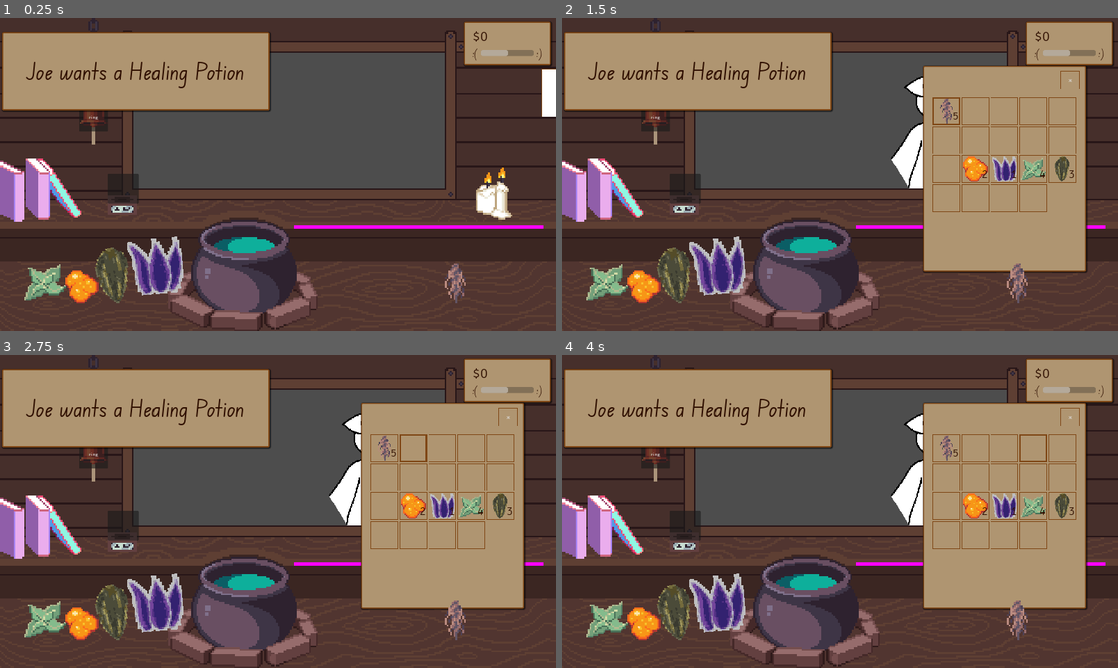
Above: before the commit, frames 1-4 (two rows, left to right).
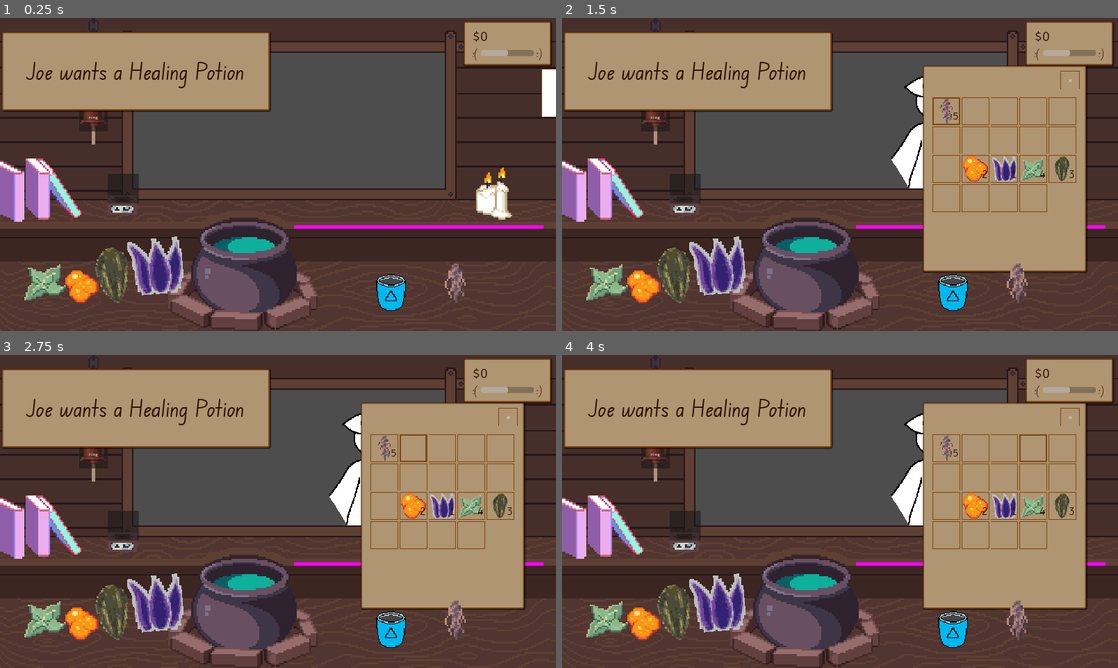
Above: after the commit, the same moments.

Repository: HuskyGameDev/2024s-team3
Game: Godot game, scene res://Scenes/Screens/Main.tscn
Same seed, same stepped clock (60 frames per second), same inputs: the game is played once before the commit and once after it.
Inputs (mouse positions are in pixels of both pictures, inside the frame that each line leads up to):
- Up to frame 1 (0.25 s): no input
- Up to frame 2 (1.5 s): click (1112, 93) at 0.5 s; click (945, 111) at 1.25 s
- Up to frame 3 (2.75 s): click (411, 448) at 2 s
- Up to frame 4 (4 s): click (1006, 448) at 2.75 s; click (1034, 448) at 3.5 s

The runs differ from the first frame. In frame 1, 0.5% of the frame differs, in the area x 67-73%, y 81-94%; in frame 2, 0.5%; in frame 3, 0.5%; in frame 4, 0.5%.

Commit message:
first crucible
The first crucible has been made. While salt isn't around yet, it instead intakes peppermint leaves one at a time and outputs pine resin.

Diff:
--- /dev/null
+++ b/Scenes/Crucible.tscn
@@ -0,0 +1,28 @@
+[gd_scene load_steps=4 format=3 uid="uid://cqjv8jg1x3rnd"]
+
+[ext_resource type="Script" path="res://Scripts/crucible.gd" id="1_5q32n"]
+[ext_resource type="Texture2D" uid="uid://b0ro8jlwbht4t" path="res://Assets/Sprites/crucible.png" id="1_brmj7"]
+
+[sub_resource type="CapsuleShape2D" id="CapsuleShape2D_t0ees"]
+radius = 17.0
+height = 45.0
+
+[node name="Crucible" type="Node2D"]
+script = ExtResource("1_5q32n")
+
+[node name="Sprite2D" type="Sprite2D" parent="."]
+texture = ExtResource("1_brmj7")
+
+[node name="Area2D" type="Area2D" parent="."]
+
+[node name="CollisionShape2D" type="CollisionShape2D" parent="Area2D"]
+position = Vector2(0, -2)
+shape = SubResource("CapsuleShape2D_t0ees")
+
+[node name="StaticBody2D" type="StaticBody2D" parent="."]
+
+[node name="CollisionPolygon2D" type="CollisionPolygon2D" parent="StaticBody2D"]
+polygon = PackedVector2Array(17, -12, 17, -2, 16, 6, 15, 10, 14, 13, 13, 15, 10, 18, 8, 19, 5, 20, -5, 20, -8, 19, -10, 18, -13, 15, -14, 13, -15, 10, -16, 6, -17, -2, -17, -12, -15, -11, -11, -9, -5, -7, 5, -7, 11, -9, 15, -11)
+
+[connection signal="body_entered" from="Area2D" to="." method="_on_body_enter_crucible"]
+[connection signal="input_event" from="Area2D" to="." method="_on_crucible_input_event"]
--- a/Scenes/Screens/Main.tscn
+++ b/Scenes/Screens/Main.tscn
@@ -14,6 +14,7 @@
 [ext_resource type="Resource" uid="uid://bs5kplnr37gpi" path="res://Assets/Resources/Ingredients/sunflower_seeds.tres" id="8_ufrn0"]
 [ext_resource type="PackedScene" uid="uid://br236elfur261" path="res://Scenes/UI/Drawer.tscn" id="10_tnf6t"]
 [ext_resource type="Script" path="res://Scripts/ringBell.gd" id="13_klo3p"]
+[ext_resource type="PackedScene" uid="uid://cqjv8jg1x3rnd" path="res://Scenes/Crucible.tscn" id="15_a4pmo"]
 
 [sub_resource type="RectangleShape2D" id="RectangleShape2D_1aqou"]
 size = Vector2(417, 39.5)
@@ -180,6 +181,10 @@
 text = "ring"
 script = ExtResource("13_klo3p")
 
+[node name="Crucible" parent="." instance=ExtResource("15_a4pmo")]
+position = Vector2(1350, 950)
+scale = Vector2(3, 3)
+
 [connection signal="orderToBell" from="CustomerSpawner" to="ringBell" method="_on_customer_spawner_order_to_bell"]
 [connection signal="potion_made" from="Cauldron" to="." method="_on_cauldron_potion_made"]
 [connection signal="body_entered" from="shelfArea" to="." method="_on_shelf_body_entered"]
@@ -191,3 +196,4 @@
 [connection signal="input_event" from="Pedestal/InvArea" to="Pedestal" method="_on_inv_area_input_event"]
 [connection signal="CorrectGoToCustSpawner" from="ringBell" to="CustomerSpawner" method="_on_ring_bell_correct_go_to_cust_spawner"]
 [connection signal="CorrectGoToCustSpawner" from="ringBell" to="Pedestal" method="_on_customer_take_potion"]
+[connection signal="salt_made" from="Crucible" to="." method="_on_crucible_salt_made"]
--- /dev/null
+++ b/Scripts/crucible.gd
@@ -0,0 +1,25 @@
+extends Node2D
+
+var hasSalt:bool = false
+
+signal salt_made(salt:Ingredient)
+
+func _on_body_enter_crucible(body):
+	print("body entered crucible")
+	if body.get("object_type") == "Ingredient":
+		if body.get("object_data").id == "peppermint_leaves" && !hasSalt:
+			#Set as current ingredient
+			print("salt entered crucible")
+			body.queue_free()
+			hasSalt = true;
+
+
+func _on_crucible_input_event(_viewport, _event, _shape_idx):
+	if Input.is_action_just_pressed("click") && hasSalt:
+		print("click")
+		salt_made.emit("pine_resin")
+		hasSalt=false
+
+
+func _on_area_2d_body_entered(body):
+	pass # Replace with function body.
--- a/Scripts/main.gd
+++ b/Scripts/main.gd
@@ -21,6 +21,12 @@
 	if(bool(randi_range(0, 1))):
 		throwAngle *= -1
 	newPotionObj.rigidbody.apply_central_impulse(Vector2(throwAngle, -2000))
+
+func _on_crucible_salt_made(salt:String):
+	var newSalt = IngredientScene.instantiate()
+	newSalt.data = ResourceLoader.load("res://Assets/Resources/Ingredients/" + salt + ".tres")
+	newSalt.global_position = $"Crucible".global_position - Vector2(0,20)
+	add_child(newSalt)
 
 func _on_inv_dragged(inv_slot):
 	print(inv_slot)
Binary file added: Assets/Sprites/crucible.png
Not shown, changed: Assets/Sprites/crucible.png.import
Not shown, changed: Assets/Sprites/customers/customer1.png.import
Not shown, changed: Assets/Sprites/customers/customer3.png.import
Not shown: 1 places in Scenes/Screens/Main.tscn that only renumber resources
